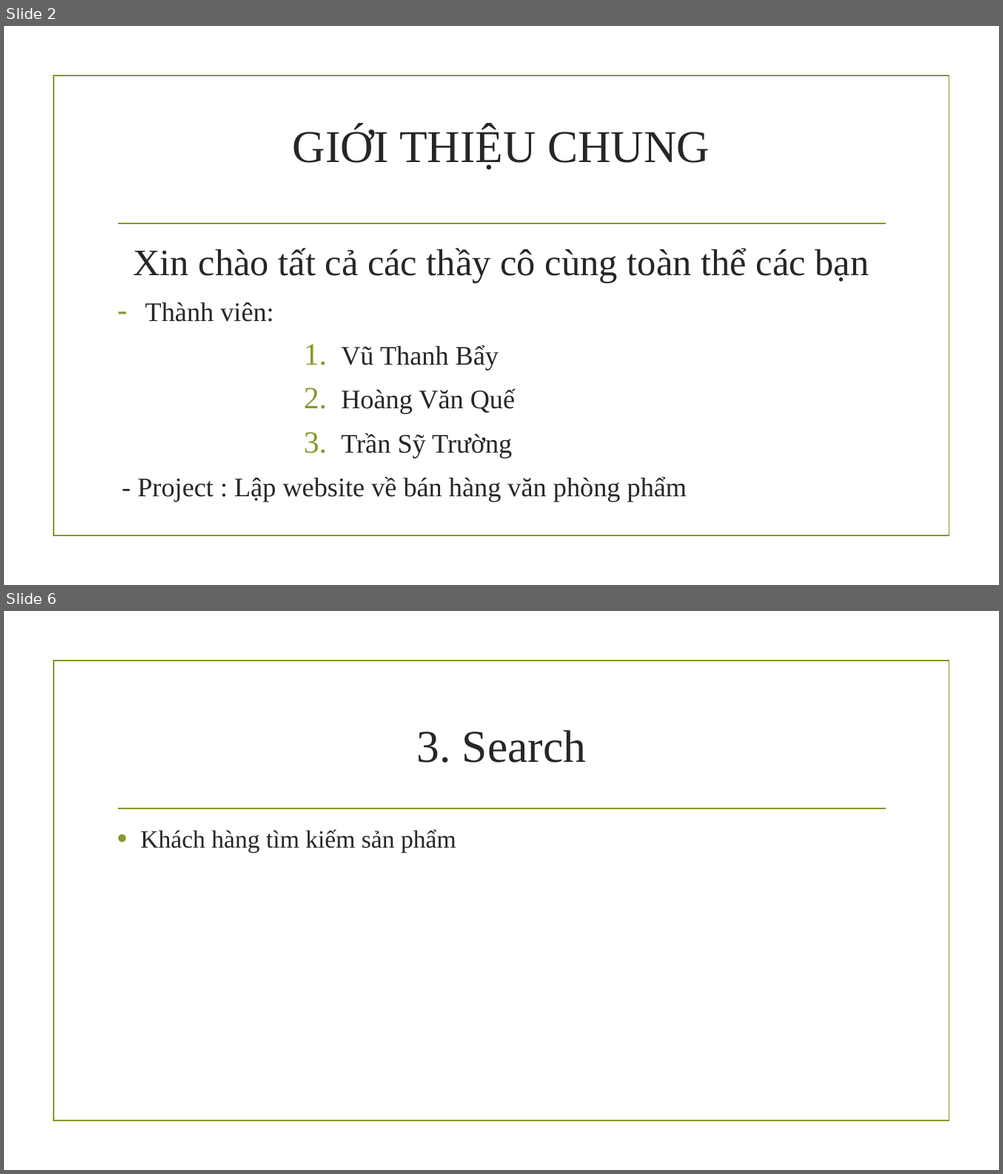
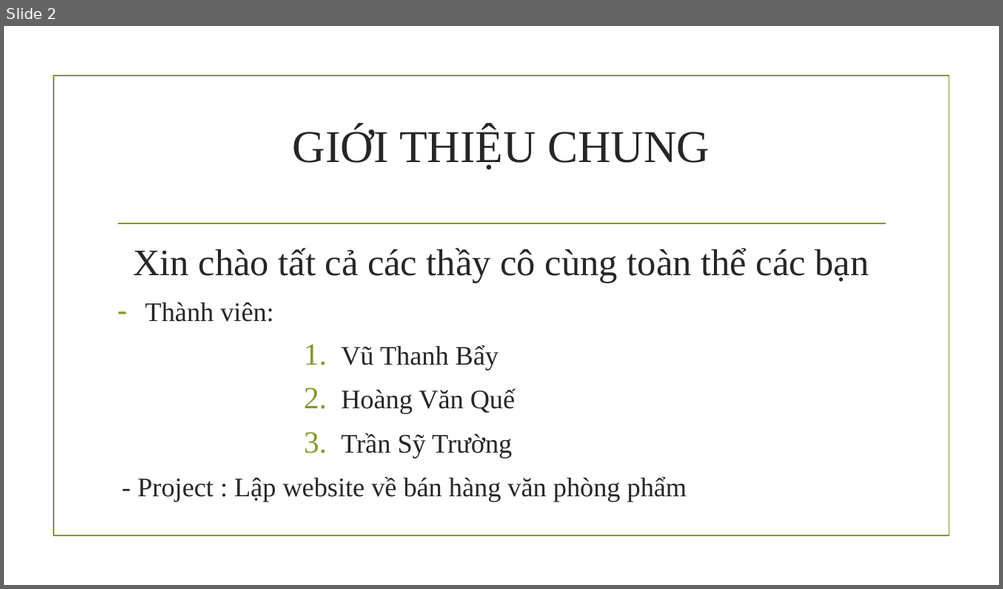
Before and after one commit to oanhbt/T1804E-UNIVERSAL_STATIONARY, a slide deck: sline.pptx. Shown one above the other, each under a label of ours: slides 2 and 6 before the commit, slide 2 after it; the slides between them are not shown. The pictures are 1003x1174 and 1003x589 pixels, drawn with LibreOffice and Linux fonts; fonts in the diff are those of the drawing; background and template pictures are left out. Boxes give left, top, right and bottom in pixels: in the first picture for what was removed or moved away, otherwise in the second. Text is boxed around its words. In the diff, an @@ line names an element or a change of style, - is before the commit and + after.

```diff
--- a/sline.pptx
+++ b/sline.pptx
@@ slide 6 removed at [4, 611, 999, 1170], background picture (left out); not listed: 2 template elements that a slide beside it also shows @@
@@ title removed at [416, 730, 586, 763] @@
-3. Search
@@ text removed at [140, 829, 456, 853] @@
-• Khách hàng tìm kiếm sản phẩm
```
Also in this commit, not shown: 4 slides changed, 3 slides added, 1 other slide removed, 2 other files.
